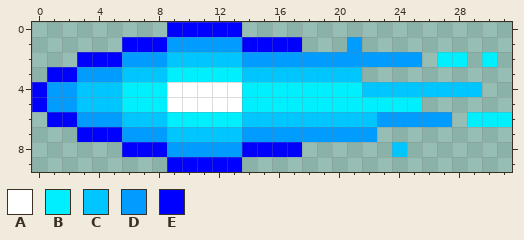
Edited in one commit: pixel-art sprite (assets/textures/bulletEnnemie.png). The first picture shows the starting point.
The file is 32x10 pixels.
Palette (. is transparent): A #ffffff  B #00efff  C #00c6ff  D #009cff  E #0000ff
After the commit:
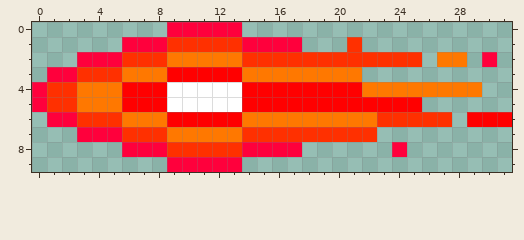
What changed:
colour B: #00efff -> #ff0000
colour C: #00c6ff -> #ff7800
colour D: #009cff -> #ff3000
colour E: #0000ff -> #ff003c
y 2: x 27..28 BB -> CC; x 30 B -> E
y 8: x 24 C -> E
Where, in picture pixels (left, top, right, bottom), the same in both pictures:
changed: (32, 22, 512, 172)
